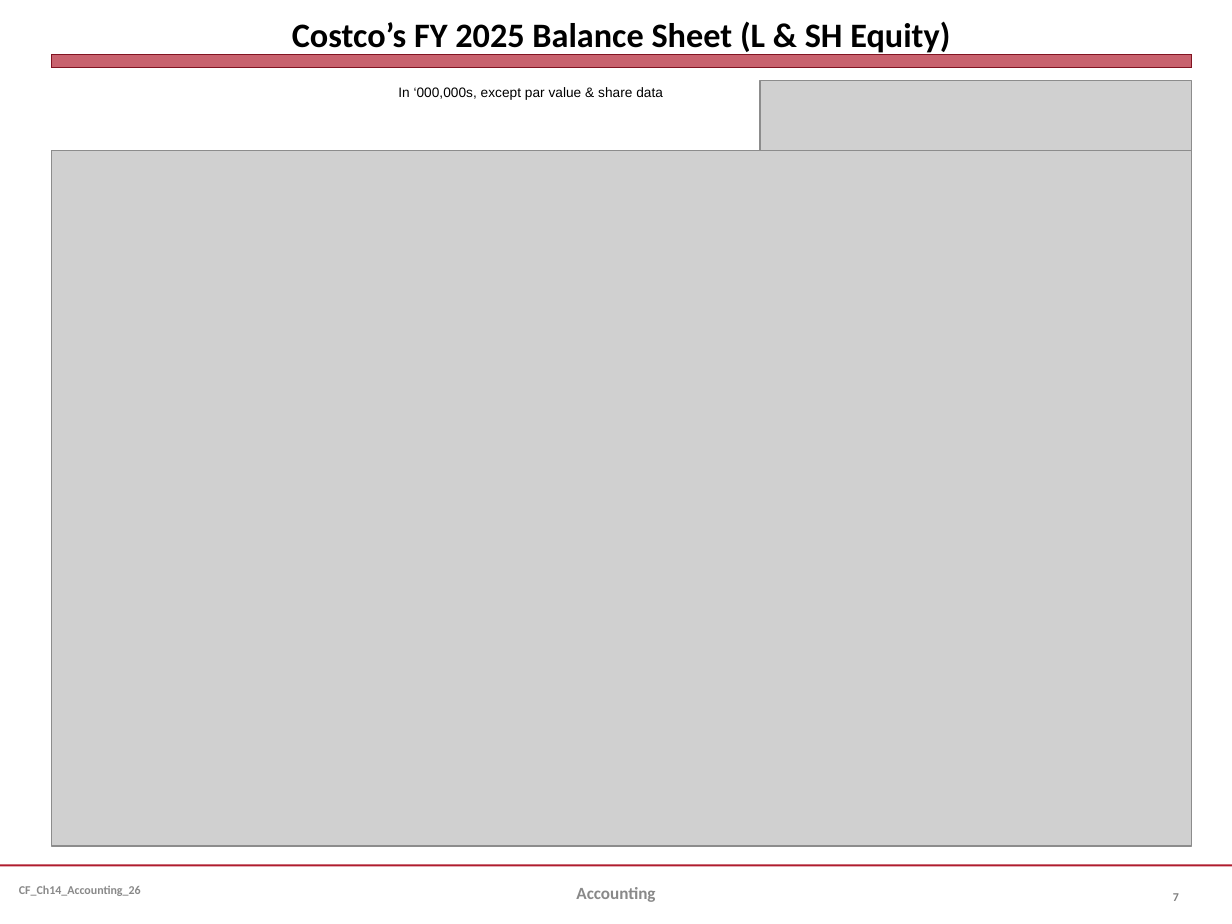
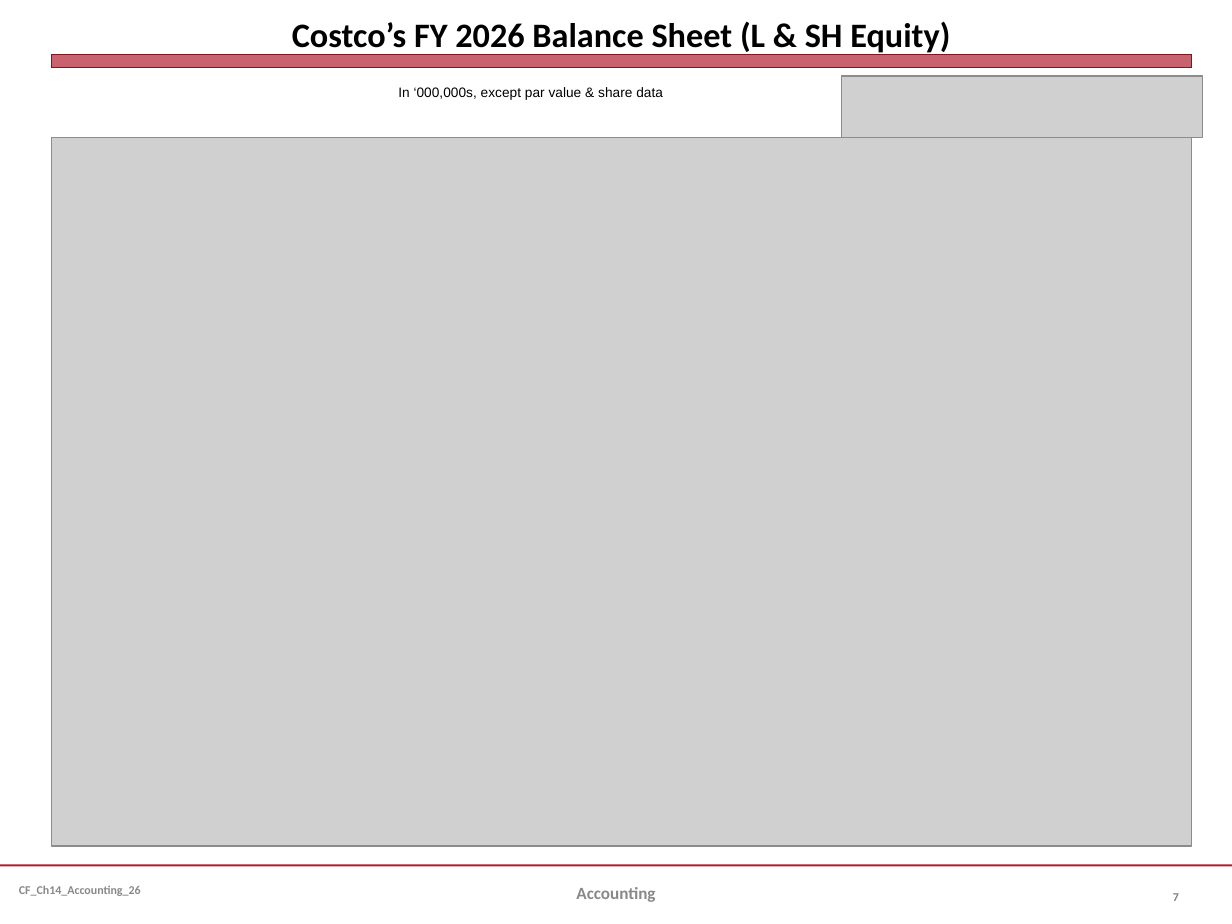
Before and after one commit to jmc877/Corporate-Finance, a slide deck: slide 7 of slides/CF_Ch14_Accounting_26.pptx. Drawn at 1232x924 pixels with LibreOffice and Linux fonts; fonts in the diff are those of the drawing; grey boxes stand for pictures; background and template pictures are left out. Boxes give left, top, right and bottom in pixels: in the first picture for what was removed or moved away, otherwise in the second. Text is boxed around its words. In the diff, an @@ line names an element or a change of style, - is before the commit and + after.

```diff
--- a/slides/CF_Ch14_Accounting_26.pptx
+++ b/slides/CF_Ch14_Accounting_26.pptx
@@ title at box(292, 21, 950, 56): text changed @@
-Costco’s FY 2025 Balance Sheet (L & SH Equity)
+Costco’s FY 2026 Balance Sheet (L & SH Equity)
@@ picture: place and size @@
-picture at box(760, 80, 1191, 150)
+picture at box(841, 76, 1202, 138)
@@ picture: place and size @@
-picture at box(52, 150, 1191, 845)
+picture at box(52, 138, 1191, 846)
```
Also in this commit, not shown: 6 other slides changed, 1 slide added, 1 other file.
